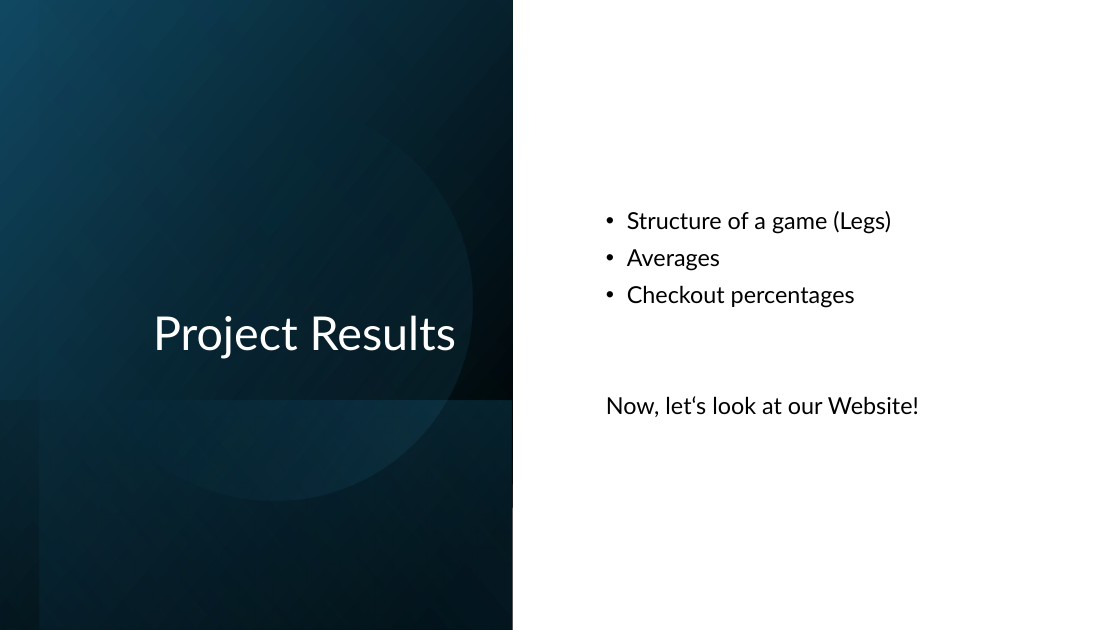
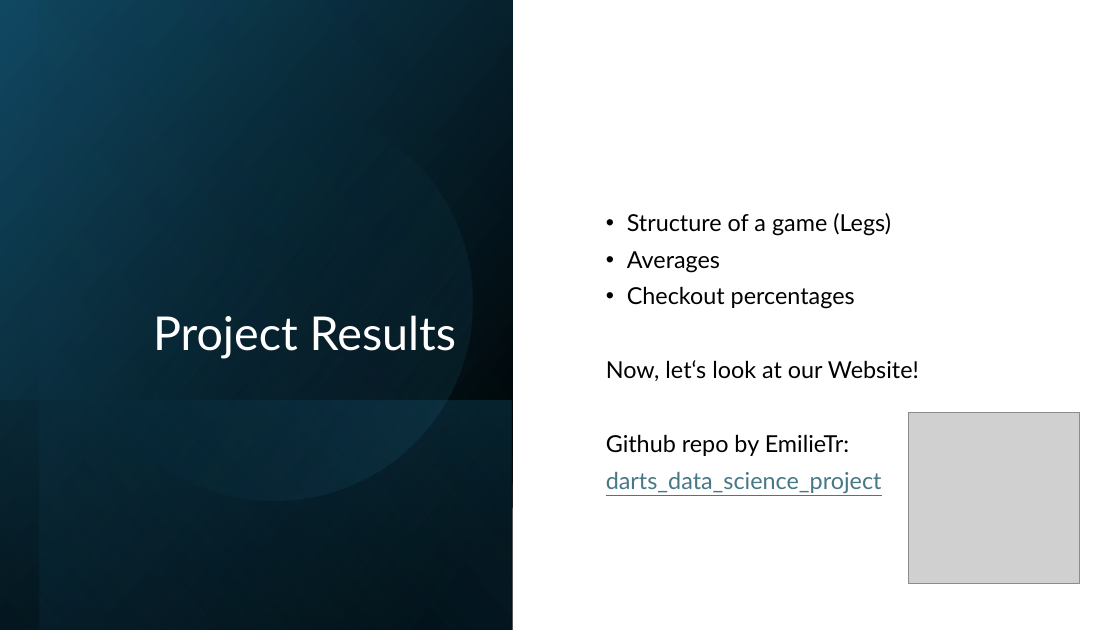
Before and after one commit to EmilieTr/darts_data_science_project, a slide deck: slide 4 of Presentations/DS_Project_Week-4.pptx. Drawn at 1120x630 pixels with LibreOffice and Linux fonts; fonts in the diff are those of the drawing; grey boxes stand for pictures. Boxes give left, top, right and bottom in pixels: in the first picture for what was removed or moved away, otherwise in the second. Text is boxed around its words. In the diff, an @@ line names an element or a change of style, - is before the commit and + after.

Commit message:
presentation edits

```diff
--- a/Presentations/DS_Project_Week-4.pptx
+++ b/Presentations/DS_Project_Week-4.pptx
@@ picture added at bbox=[909, 413, 1081, 584] @@
@@ text at bbox=[606, 434, 882, 494]: paragraphs added @@
+Github repo by EmilieTr:
+darts_data_science_project
```
Also in this commit, not shown: 1 other file.
